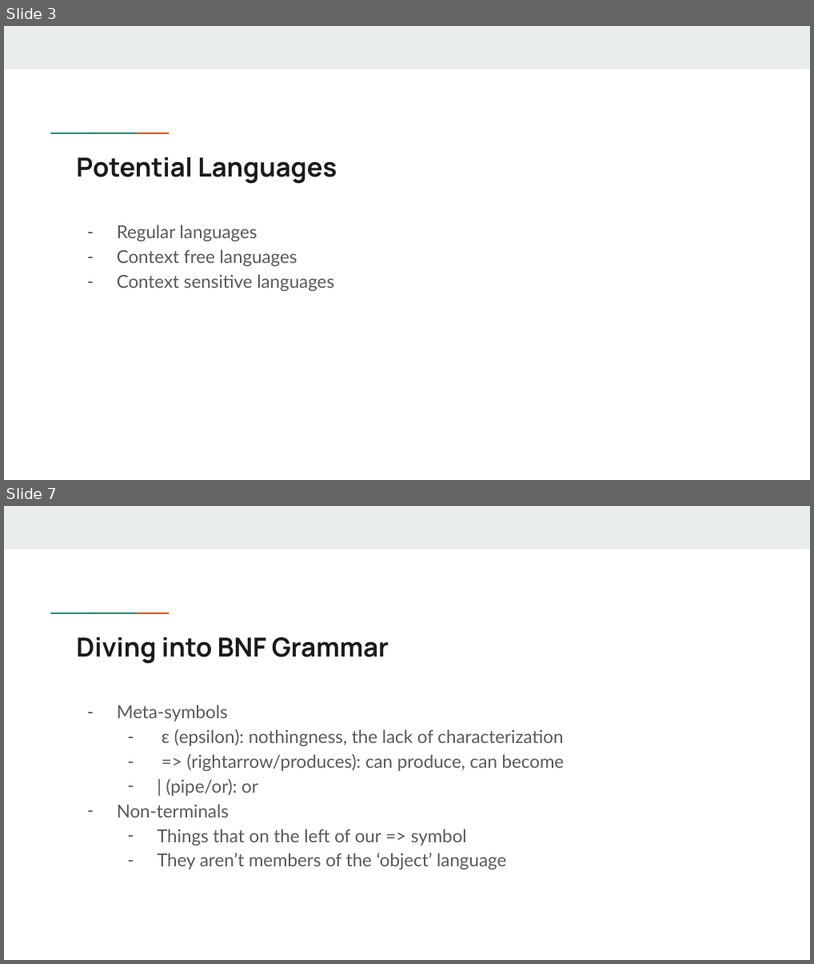
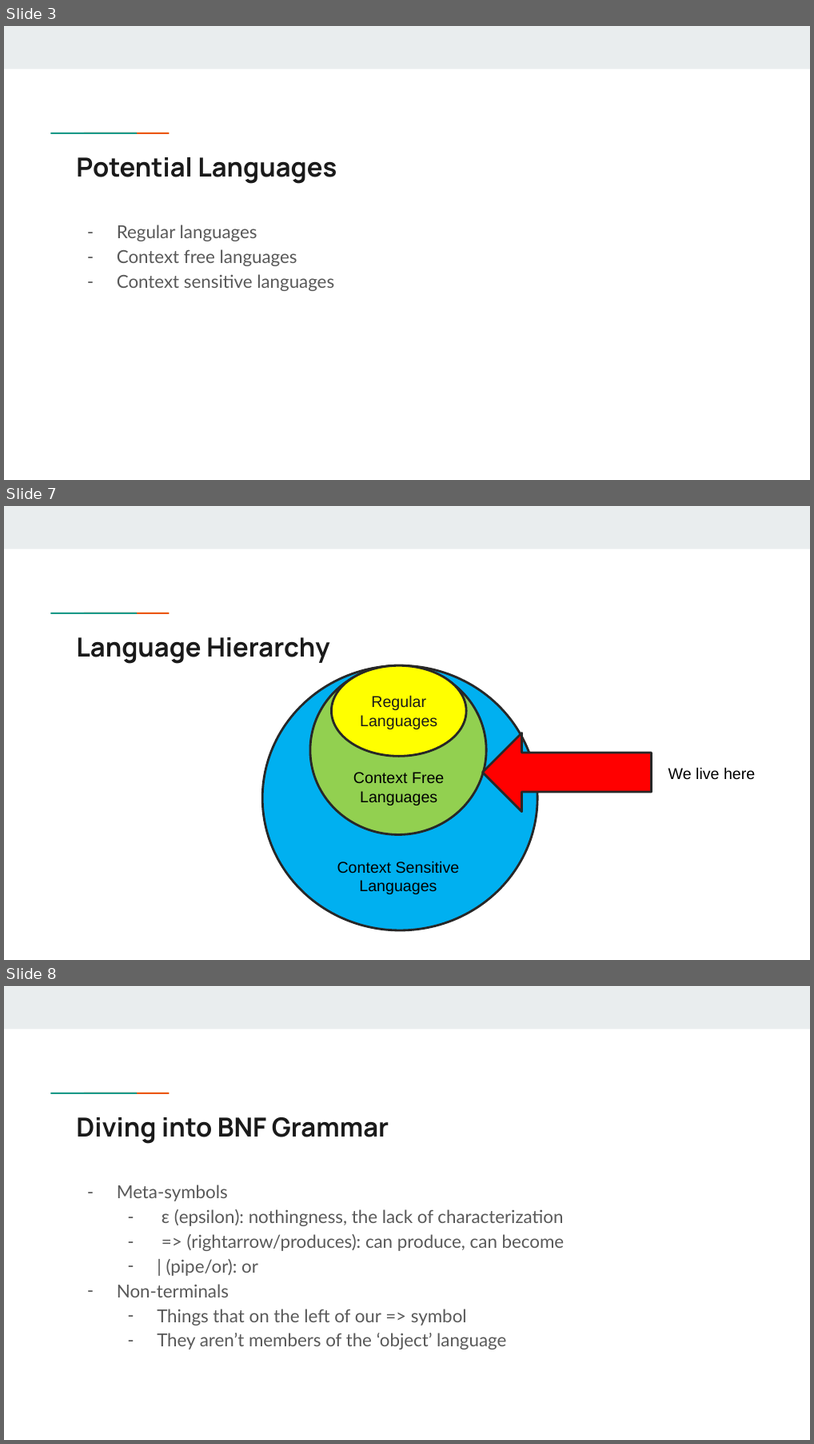
Before and after one commit to SoundWavesHello/ppl_summer_2026, a slide deck: lectures/week_2/Grammar.pptx. Shown one above the other, each under a label of ours: slides 3 and 7 before the commit, slides 3, 7 and 8 after it; the slides between them are not shown. The pictures are 814x964 and 814x1444 pixels, drawn with LibreOffice and Linux fonts; fonts in the diff are those of the drawing. Boxes give left, top, right and bottom in pixels: in the first picture for what was removed or moved away, otherwise in the second. Text is boxed around its words. In the diff, an @@ line names an element or a change of style, - is before the commit and + after.

```diff
--- a/lectures/week_2/Grammar.pptx
+++ b/lectures/week_2/Grammar.pptx
@@ slide 7 added at [4, 506, 810, 960], background #FFFFFF; not listed: 3 template elements that a slide beside it also shows @@
@@ title added at [76, 637, 330, 664], 23.4 pt, text #1A1A1A, bold @@
+Language Hierarchy
@@ ellipse added at [263, 666, 538, 930], fill #00B0F0, outline #272727 2 pt @@
@@ ellipse added at [310, 666, 486, 834], fill #92D050, outline #272727 2 pt @@
@@ ellipse added at [331, 666, 466, 756], fill #FFFF00, outline #272727 2 pt, 14 pt, text #1A1A1A @@
+Regular Languages
@@ down arrow added at [483, 732, 651, 811], fill #FF0000, outline #272727 2 pt @@
@@ text added at [669, 767, 755, 780], 14 pt, text #000000 @@
+We live here
@@ text added at [354, 772, 444, 805], 14 pt, text #000000 @@
+Context Free Languages
@@ text added at [338, 860, 460, 894], 14 pt, text #000000 @@
+Context Sensitive Languages
@@ what was slide 7 is now slide 8 @@
```
Also in this commit, not shown: 5 slides changed, 2 other slides added, 32 other files.
